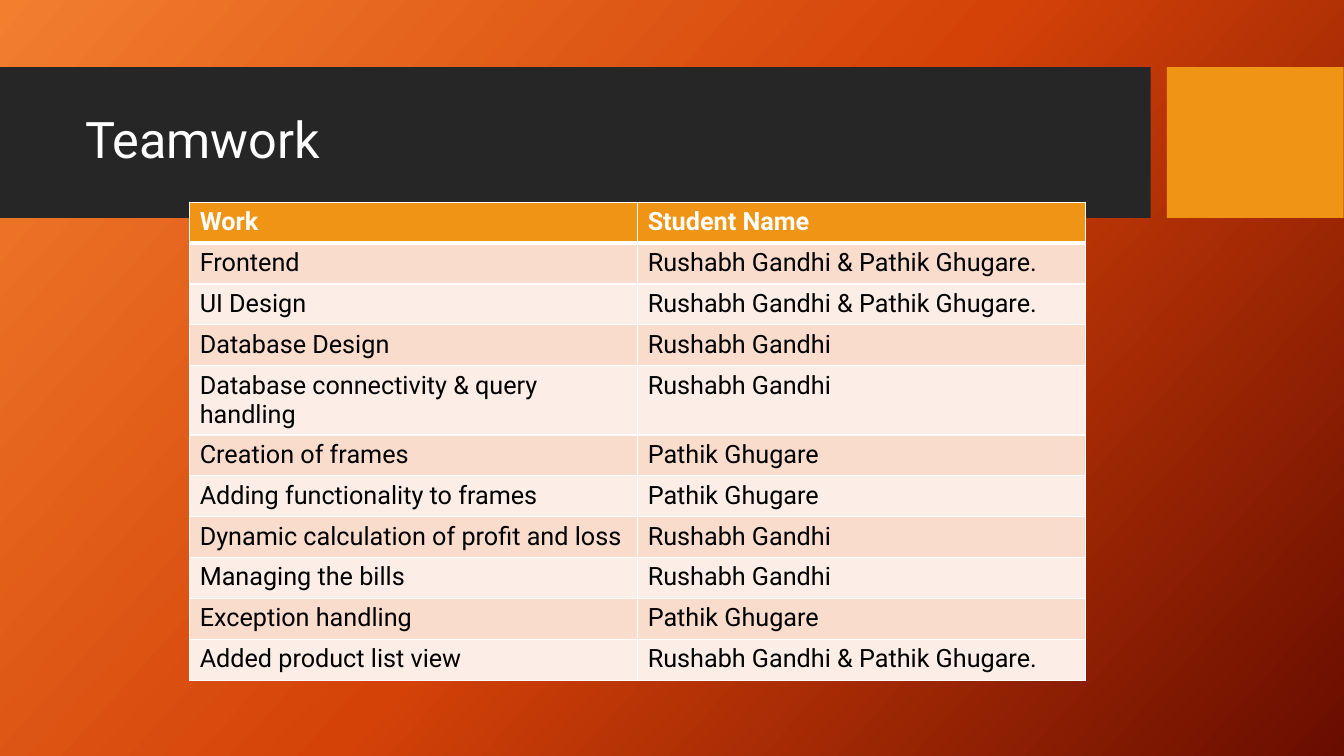
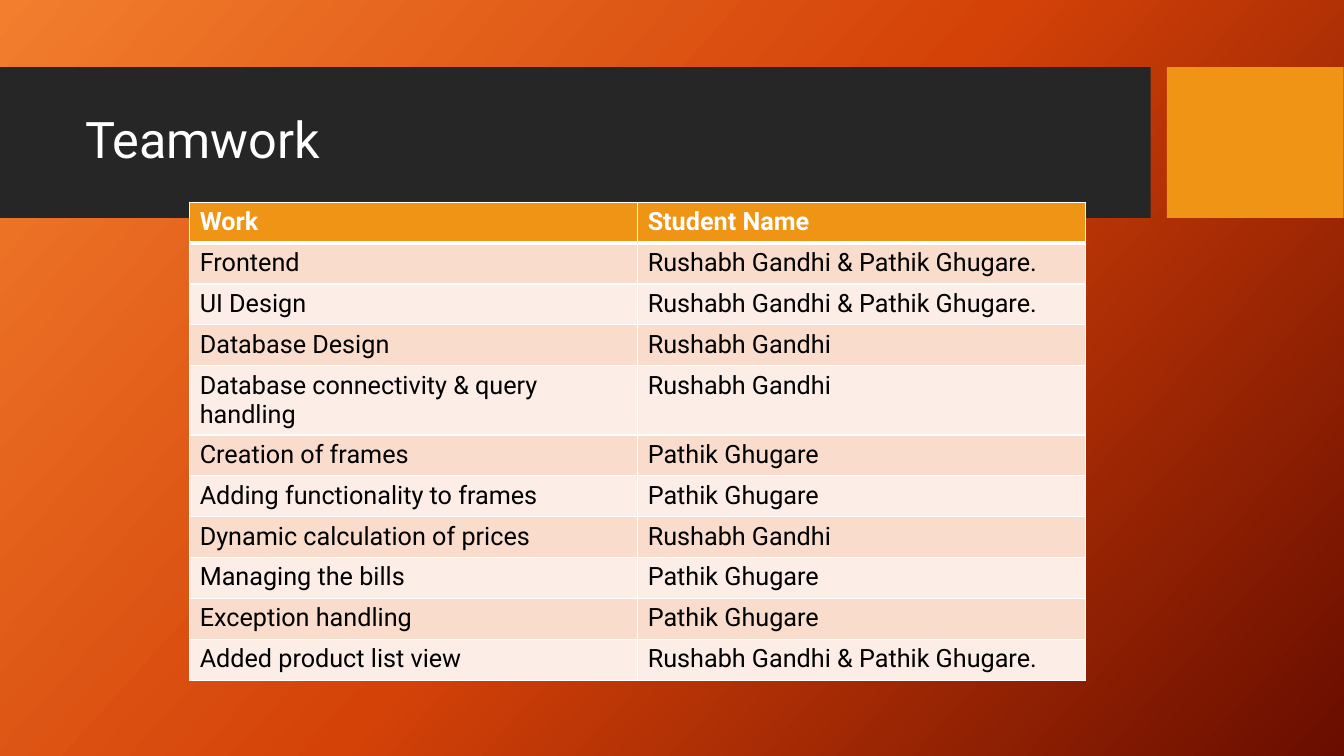
Before and after one commit to pathikg/Store-management-system, a slide deck: slide 10 of KJ Mart.pptx. Drawn at 1344x756 pixels with LibreOffice and Linux fonts; fonts in the diff are those of the drawing; background and template pictures are left out. Boxes give left, top, right and bottom in pixels: in the first picture for what was removed or moved away, otherwise in the second. Text is boxed around its words. In the diff, an @@ line names an element or a change of style, - is before the commit and + after.

```diff
--- a/KJ Mart.pptx
+++ b/KJ Mart.pptx
@@ table at (x1=190, y1=203, x2=1085, y2=683) @@
-row 8, column 1: Dynamic calculation of profit and loss
+row 8, column 1: Dynamic calculation of prices
-row 9, column 2: Rushabh Gandhi
+row 9, column 2: Pathik Ghugare
```
Also in this commit, not shown: 2 other slides changed, 3 other files.
